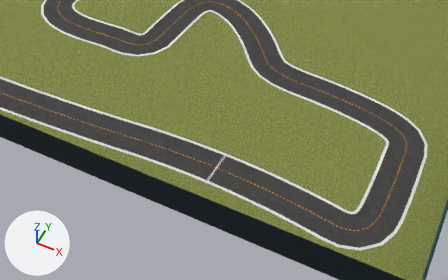
The COLLADA model bundle/deepracer_simulation_environment/share/deepracer_simulation_environment/meshes/jyllandsringen_pro_ccw/jyllandsringen_pro_ccw.dae as it was, and as the next commit left it.
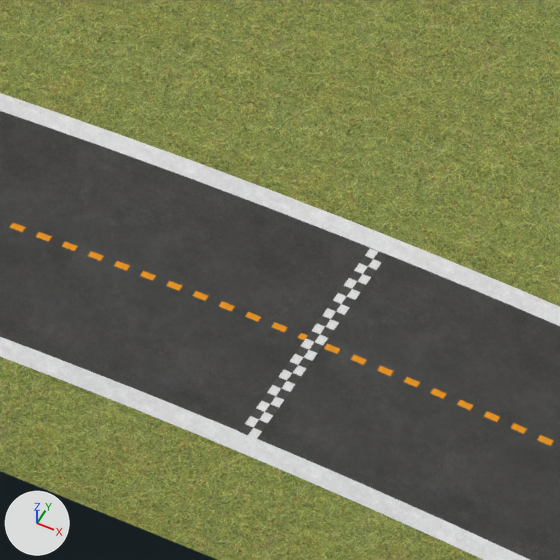
There are two pictures of each version: one from a camera (50 mm lens) standing at (10.07, -15.13, 12.12) and looking at (5.4, -5.79, 0.46), one close up on the part from 39% to 56% of the width and 44% to 70% of the height. The axes (+X, +Y, +Z) are drawn at lower left. The lights are the same throughout.

Objects in the first close-up: 'StartLine', 'cl', 'field', 'il', 'ol', 'road', 'wall'.
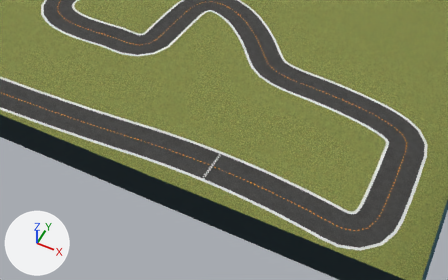
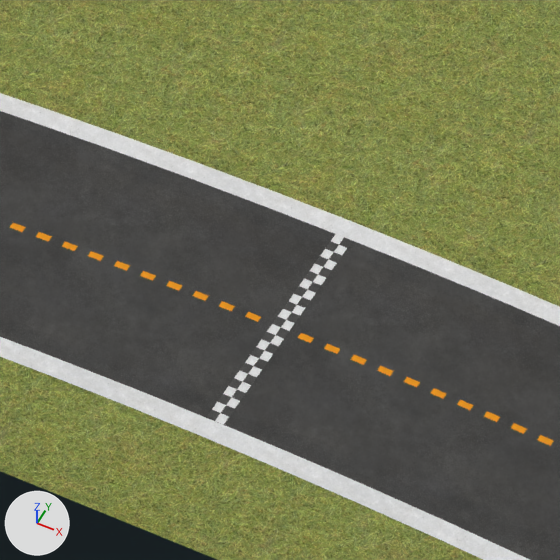
Boxes [x1, y1, x2, y2] around the edits, measured in the close-ups (560 x 560 px):
'StartLine', moved, turned
    before: [239, 248, 387, 439]
    after: [207, 234, 352, 425]

Diff of the bpy script that builds the scene:
```diff
--- a/bundle/deepracer_simulation_environment/share/deepracer_simulation_environment/meshes/jyllandsringen_pro_ccw/jyllandsringen_pro_ccw.dae.py
+++ b/bundle/deepracer_simulation_environment/share/deepracer_simulation_environment/meshes/jyllandsringen_pro_ccw/jyllandsringen_pro_ccw.dae.py
@@ ob_startline @@
 ob_startline = bpy.data.objects.new('StartLine', me_plane)
-ob_startline.location = (5.473, -6.358, 0.003)
-ob_startline.rotation_euler = (0.0, 0.0, -0.876)  # degrees (0, 0, -50)
+ob_startline.location = (5.342, -6.352, 0.003)
+ob_startline.rotation_euler = (0.0, 0.0, -0.866)  # degrees (0, 0, -50)
```
